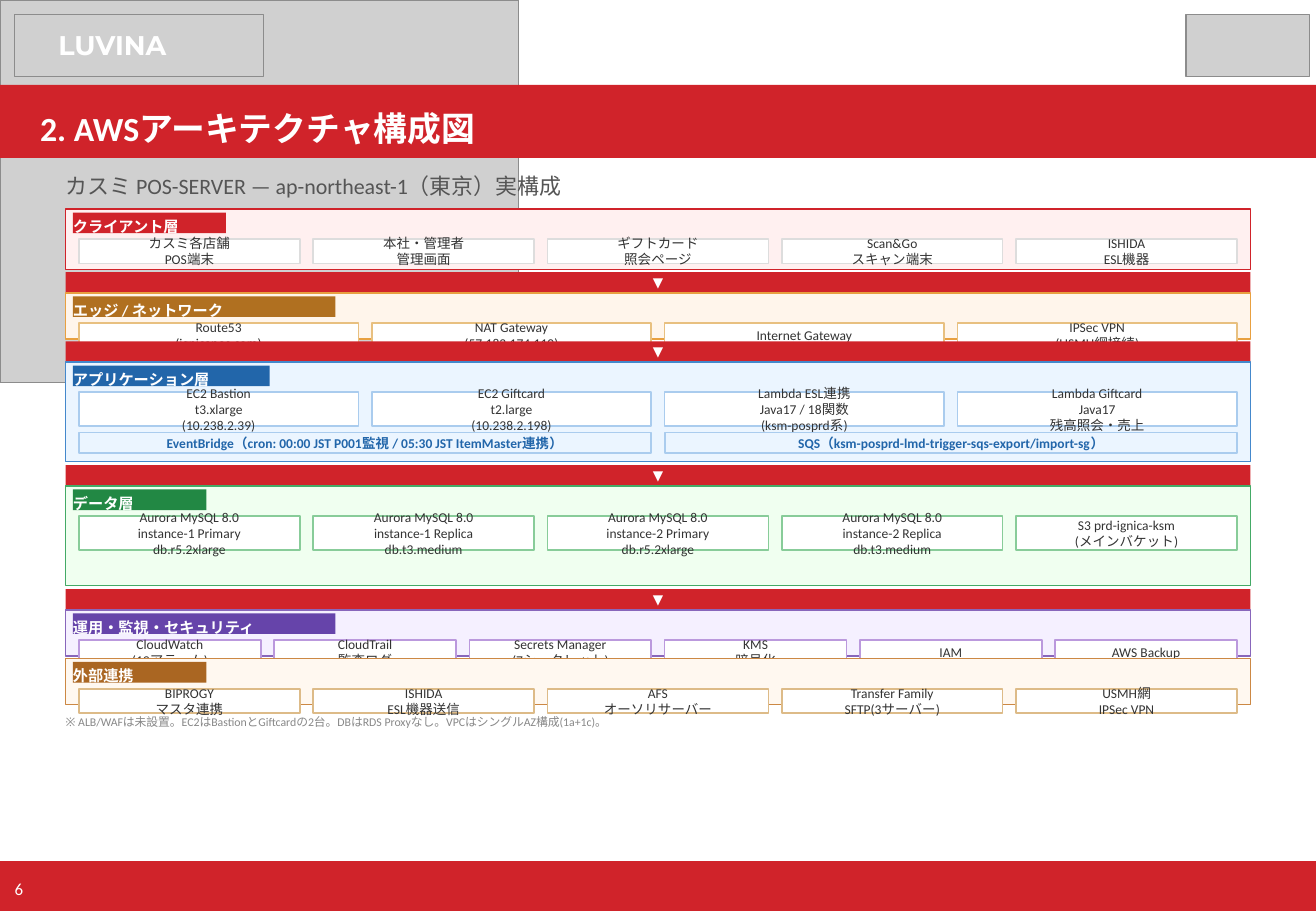
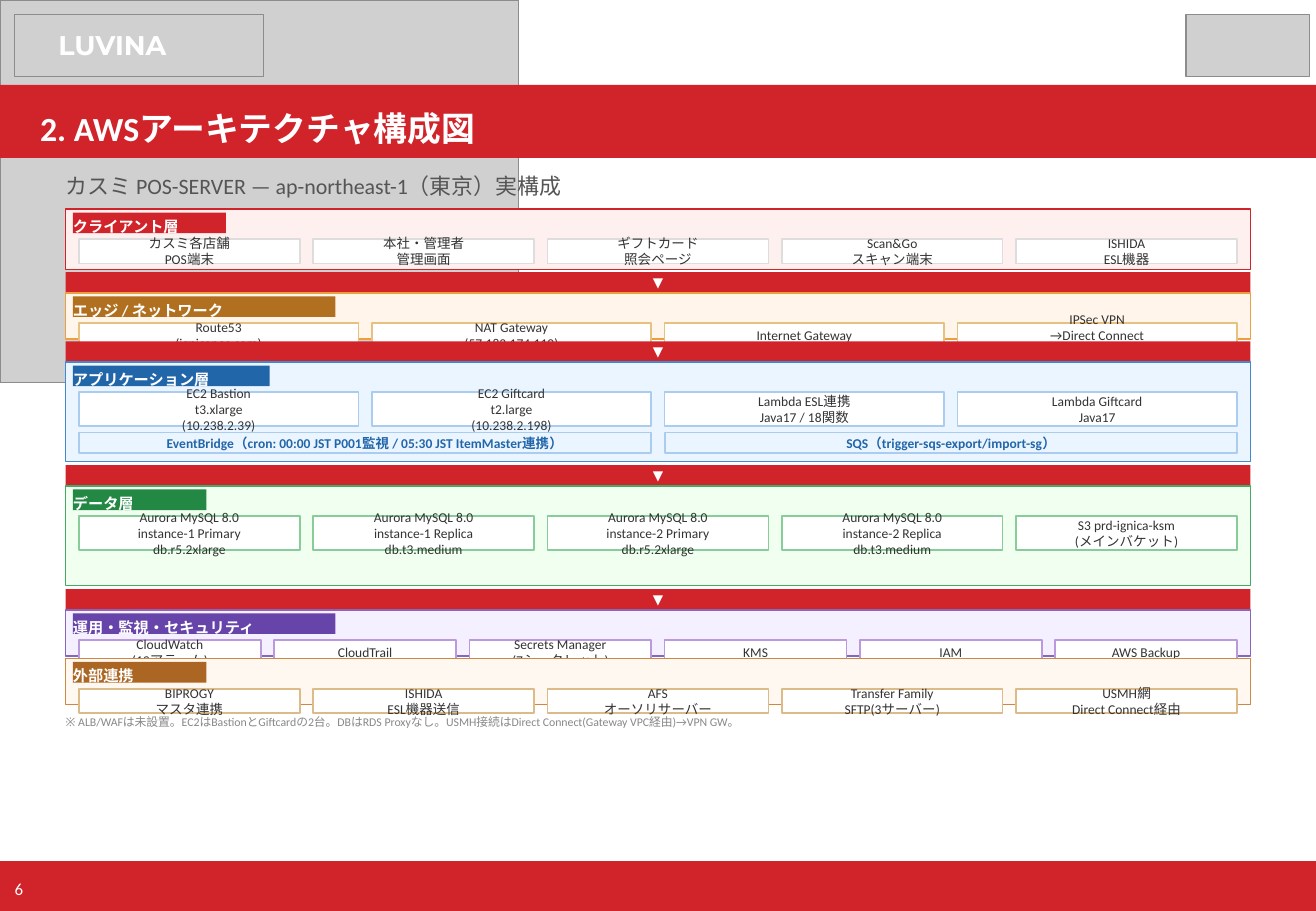
Before and after one commit to kiyoharakadutoshi/kasumi_pos-server_aws, a slide deck: slide 6 of 40_AWS/01_構成資料/カスミPOS_AWS構成資料.pptx. Drawn at 1316x911 pixels with LibreOffice and Linux fonts; fonts in the diff are those of the drawing; grey boxes stand for pictures. Boxes give left, top, right and bottom in pixels: in the first picture for what was removed or moved away, otherwise in the second. Text is boxed around its words. In the diff, an @@ line names an element or a change of style, - is before the commit and + after.

```diff
--- a/40_AWS/01_構成資料/カスミPOS_AWS構成資料.pptx
+++ b/40_AWS/01_構成資料/カスミPOS_AWS構成資料.pptx
@@ text at [1050, 331, 1144, 344]: text changed @@
-(USMH網接続)
+→Direct Connect
+(USMH網)
@@ text at [761, 419, 848, 433]: paragraph removed @@
-(ksm-posprd系)
@@ text at [1050, 418, 1145, 433]: paragraph removed @@
-残高照会・売上
@@ text at [846, 436, 1056, 451]: text changed @@
-SQS（ksm-posprd-lmd-trigger-sqs-export/import-sg）
+SQS（trigger-sqs-export/import-sg）
@@ text at [338, 653, 392, 659]: paragraph removed @@
-監査ログ
@@ text at [735, 654, 776, 659]: paragraph removed @@
-暗号化
@@ text at [78, 714, 740, 728]: text changed @@
-※ ALB/WAFは未設置。EC2はBastionとGiftcardの2台。DBはRDS Proxyなし。VPCはシングルAZ構成(1a+1c)。
+※ ALB/WAFは未設置。EC2はBastionとGiftcardの2台。DBはRDS Proxyなし。USMH接続はDirect Connect(Gateway VPC経由)→VPN GW。
@@ text at [1072, 703, 1181, 715]: text changed @@
-IPSec VPN
+Direct Connect経由
```
Also in this commit, not shown: 7 other slides changed, 2 slides added, 1 slide removed.
